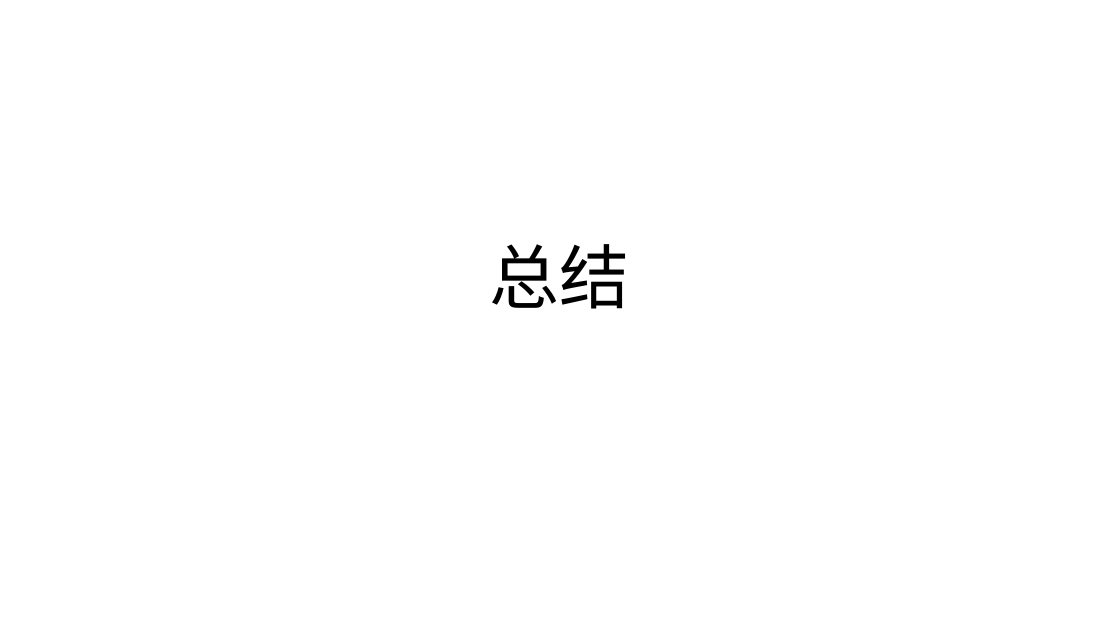
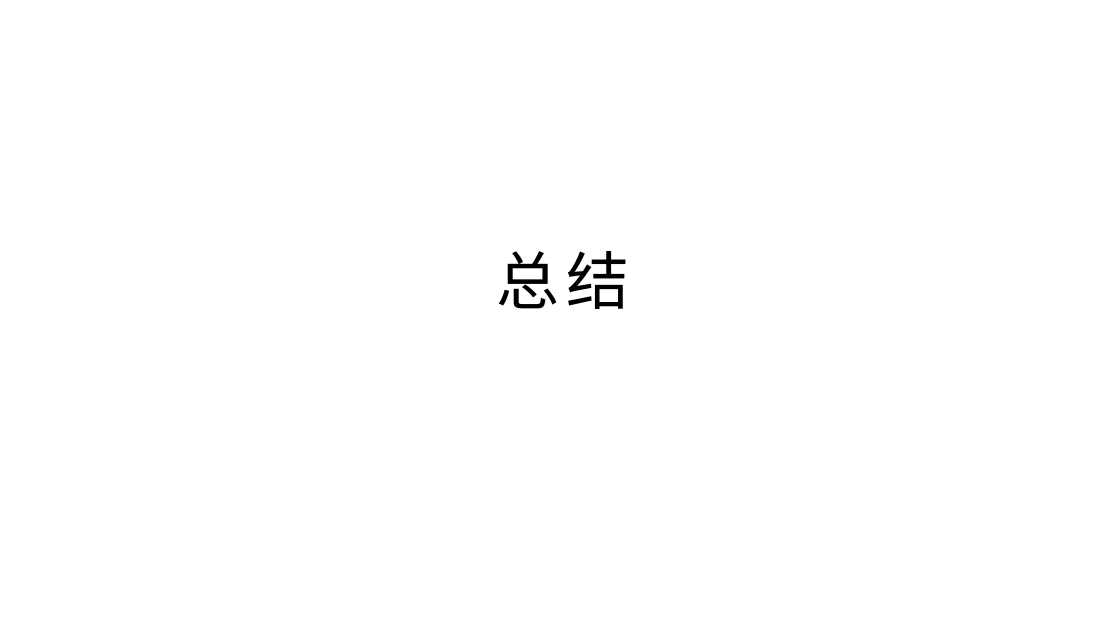
Before and after one commit to yyc-git/ModernGameEngineDesignEdu, a slide deck: slide 8 of 模板.pptx. Drawn at 1120x630 pixels with LibreOffice and Linux fonts; fonts in the diff are those of the drawing; background and template pictures are left out. Boxes give left, top, right and bottom in pixels: in the first picture for what was removed or moved away, otherwise in the second. Text is boxed around its words. In the diff, an @@ line names an element or a change of style, - is before the commit and + after.

```diff
--- a/模板.pptx
+++ b/模板.pptx
@@ title "总结": place and size @@
-title "总结" at bbox=[490, 244, 630, 309]
+title "总结" at bbox=[497, 251, 630, 309]
@@ title "总结" at bbox=[497, 251, 630, 309]: size 60 to 54 pt, font Calibri to Arial, letter spacing 0 to 6 pt; line spacing 0.9 to 1; vertical alignment bottom to top @@
```
Also in this commit, not shown: 7 other slides changed, 9 slides added, 7 slides removed, 5 other files.
